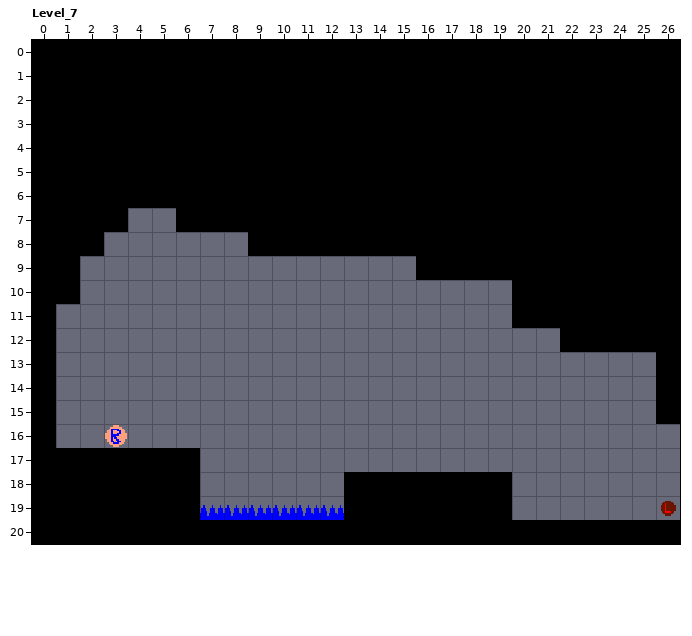
One commit to this LDtk project: Assets/Game/World/LDtk/Forest.ldtk. The picture above was drawn from the file before the commit.
Cells are 16x16 px. Shown: Level_7 x 0..26, y 0..20.
After the commit:
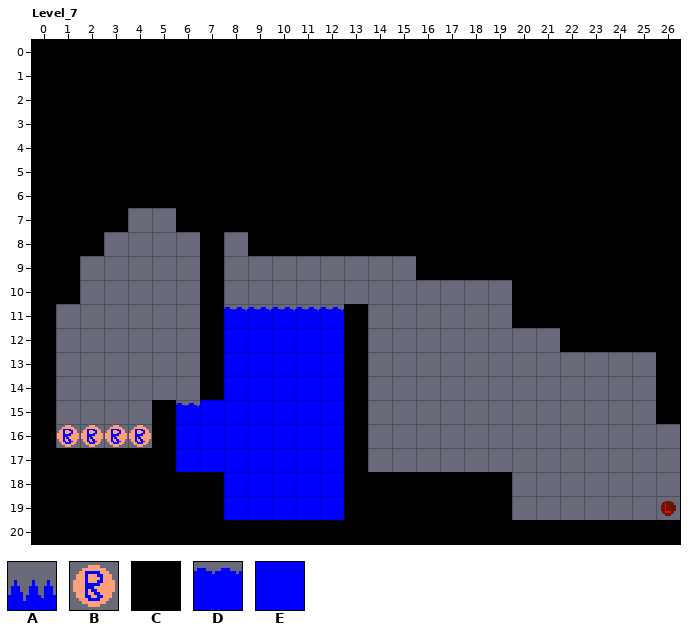
Key: from "Entities": A 6, B 20; from "Ground": C 0; from "Water": D 0, E 2.
_ is an empty cell.
Diff:
Layer "Ground":
Tile C now appears in rows 8 to 10 at x 7; in rows 11 to 14 at x 7 and 13; in rows 15 to 16 at x 5 and 13; in row 17 at x 13; in rows 18 to 19 at x 7.
The edit erases tile C in row 17 at x 6.
Layer "Water":
Tile D now appears in row 11 at x 8 to 12; in row 15 at x 6.
Tile E now appears in rows 12 to 14 at x 8 to 12; in row 15 at x 7 to 12; in rows 16 to 17 at x 6 to 12; in rows 18 to 19 at x 8 to 12.
Layer "Entities":
Tile B now appears in row 16 at x 1 to 2 and 4.
The edit erases tile A in row 19 at x 7 to 12.
Changed places in both pictures, as pixel boxes (x1, y1, x2, y2):
changed: (129, 232, 368, 520)
added: (57, 425, 103, 447)
